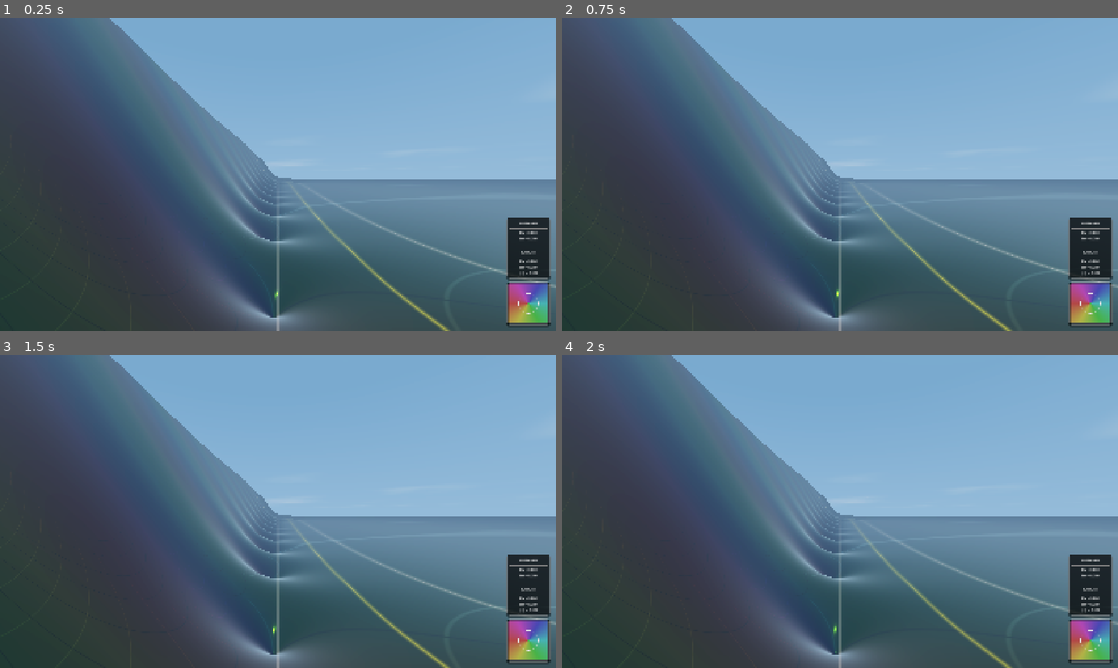
Above: before the commit, frames 1-4 (two rows, left to right).
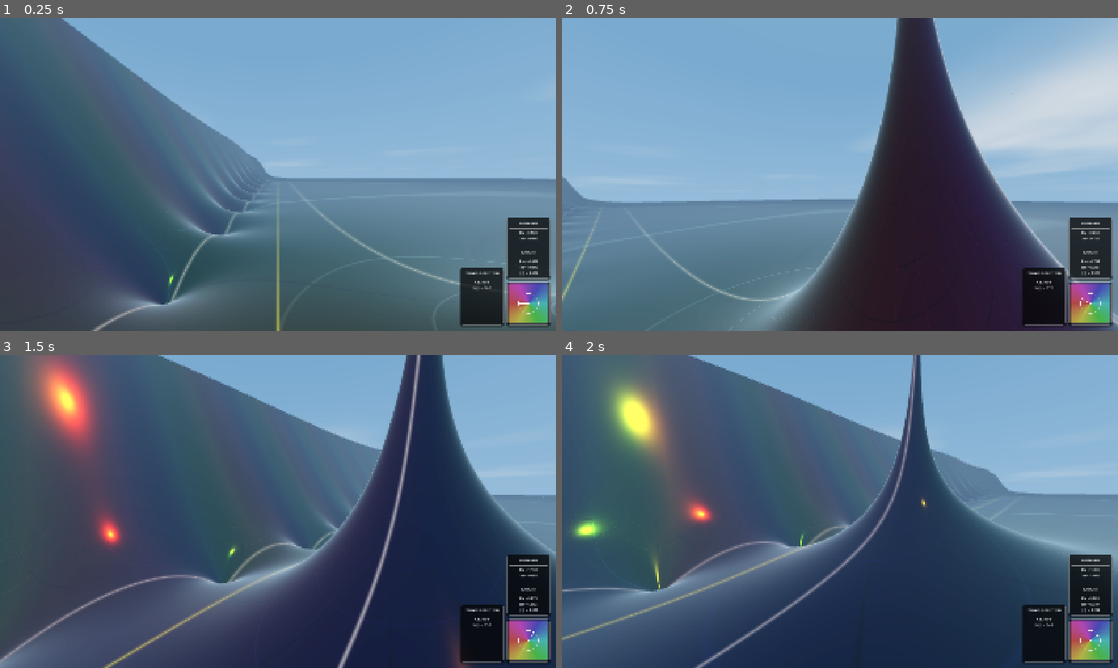
Above: after the commit, the same moments.

Repository: allanino/complex-functions-explorer
Game: Godot game, scene res://scenes/main.tscn
Two runs of this game, one before a commit and one after it. Both use one fixed random seed, a clock stepped at 60 frames per second and the inputs below.
Inputs (mouse positions are in pixels of both pictures, inside the frame that each line leads up to):
- Up to frame 1 (0.25 s): no input
- Up to frame 2 (0.75 s): tap Enter at 0.5 s; move the mouse to (962, 158) at 0.52 s; hold D (move_right) from 0.53 s (still down); tap G at 0.6 s; click (962, 158) at 0.67 s
- Up to frame 3 (1.5 s): tap Space at 0.77 s; move the mouse to (166, 527) at 1.27 s; release D (move_right) at 1.28 s; hold S (move_backward) from 1.28 s (still down); tap N at 1.35 s
- Up to frame 4 (2 s): keep holding S (move_backward); tap Space at 1.52 s

The runs differ from the first frame. In frame 1, 21% of the frame differs, in the area x 0-100%, y 0-100%; in frame 2, 76%; in frame 3, 63%; in frame 4, 65%.
Error before the commit: Parse Error: Could not resolve class "Field", because of a parser error. (res://scripts/player_controller.gd:111)

Commit message:
Add Multivalued ArcSin and Multivalued ArcCos using composed logic
- Add MULTIVALUED_ASIN and MULTIVALUED_ACOS to ConfigManager
- Implement formulas by composing existing `multivalued_z_pow_inv_n` and `multivalued_log` in `field.gd`
- Implement analytic composite formulas and chain rule derivatives using existing shader equivalents in `field.gdshaderinc`
- This ensures automatic and perfect portal cut handling using the standard positive real axis framework.

Co-authored-by: allanino <5325241+allanino@users.noreply.github.com>

Diff:
--- a/scripts/field.gd
+++ b/scripts/field.gd
@@ -47,43 +47,6 @@
 	var scaled_cos_2x = cos(2.0 * x) * exp_neg
 	var denom = scaled_cosh + scaled_cos_2x
 	return Vector2(scaled_sin_2x / denom, scaled_sinh / denom)
-
-static func complex_asin(z: Vector2) -> Vector2:
-	# asin(z) = -i * log(i*z + sqrt(1 - z^2))
-	# z^2
-	var z2 = complex_mul(z, z)
-	# 1 - z^2
-	var one_minus_z2 = Vector2(1.0 - z2.x, -z2.y)
-
-	var r = sqrt(one_minus_z2.length())
-	var theta = atan2(one_minus_z2.y, one_minus_z2.x) * 0.5
-	var sqrt_part = Vector2(r * cos(theta), r * sin(theta))
-
-	# i*z
-	var iz = Vector2(-z.y, z.x)
-
-	var sum_val = Vector2(iz.x + sqrt_part.x, iz.y + sqrt_part.y)
-	var log_val = complex_log(sum_val.x, sum_val.y)
-
-	# -i * log_val
-	return Vector2(log_val.y, -log_val.x)
-
-static func complex_acos(z: Vector2) -> Vector2:
-	# acos(z) = -i * log(z + i * sqrt(1 - z^2))
-	var z2 = complex_mul(z, z)
-	var one_minus_z2 = Vector2(1.0 - z2.x, -z2.y)
-
-	var r = sqrt(one_minus_z2.length())
-	var theta = atan2(one_minus_z2.y, one_minus_z2.x) * 0.5
-	var sqrt_part = Vector2(r * cos(theta), r * sin(theta))
-
-	# i * sqrt_part
-	var i_sqrt_part = Vector2(-sqrt_part.y, sqrt_part.x)
-
-	var sum_val = Vector2(z.x + i_sqrt_part.x, z.y + i_sqrt_part.y)
-	var log_val = complex_log(sum_val.x, sum_val.y)
-
-	return Vector2(log_val.y, -log_val.x)
 
 static func complex_cot(x: float, y: float) -> Vector2:
 	var abs_2y = 2.0 * abs(y)
@@ -315,18 +278,23 @@
 
 static func multivalued_asin(x: float, y: float) -> Vector2:
 	var z = Vector2(x, y)
-	var asin_z = complex_asin(z)
-	var k = float(Config.current_branch)
-	var multiplier = 1.0 if int(Config.current_branch) % 2 == 0 else -1.0
-	return Vector2(k * PI + multiplier * asin_z.x, multiplier * asin_z.y)
+	var z2 = complex_mul(z, z)
+	var one_minus_z2 = Vector2(1.0 - z2.x, -z2.y)
+	var sqrt_part = multivalued_z_pow_inv_n(one_minus_z2.x, one_minus_z2.y, 2)
+	var iz = Vector2(-z.y, z.x)
+	var sum_val = Vector2(iz.x + sqrt_part.x, iz.y + sqrt_part.y)
+	var log_val = multivalued_log(sum_val.x, sum_val.y)
+	return Vector2(log_val.y, -log_val.x)
 
 static func multivalued_acos(x: float, y: float) -> Vector2:
 	var z = Vector2(x, y)
-	var acos_z = complex_acos(z)
-	var k = int(Config.current_branch)
-	var sign_val = 1.0 if k % 2 == 0 else -1.0
-	var offset = float(k) * PI if k % 2 == 0 else float(k + 1) * PI
-	return Vector2(offset + sign_val * acos_z.x, sign_val * acos_z.y)
+	var z2 = complex_mul(z, z)
+	var one_minus_z2 = Vector2(1.0 - z2.x, -z2.y)
+	var sqrt_part = multivalued_z_pow_inv_n(one_minus_z2.x, one_minus_z2.y, 2)
+	var i_sqrt_part = Vector2(-sqrt_part.y, sqrt_part.x)
+	var sum_val = Vector2(z.x + i_sqrt_part.x, z.y + i_sqrt_part.y)
+	var log_val = multivalued_log(sum_val.x, sum_val.y)
+	return Vector2(log_val.y, -log_val.x)
 
 #-------------------------------------------------------------------------
 # Dispatchers
@@ -358,7 +326,7 @@
 		Config.ComplexFunc.IDENTITY: return Vector2(x, y)
 		Config.ComplexFunc.RATIONAL: return get_rational(x, y)
 		Config.ComplexFunc.MULTIVALUED_Z_POW: return multivalued_z_pow_inv_n(x, y, Config.multivalued_n)
-				Config.ComplexFunc.MULTIVALUED_LOG: return multivalued_log(x, y)
+		Config.ComplexFunc.MULTIVALUED_LOG: return multivalued_log(x, y)
 		Config.ComplexFunc.MULTIVALUED_ASIN: return multivalued_asin(x, y)
 		Config.ComplexFunc.MULTIVALUED_ACOS: return multivalued_acos(x, y)
 
--- a/scripts/player_controller.gd
+++ b/scripts/player_controller.gd
@@ -220,57 +220,28 @@
 
 	# Multivalued branch crossing detection
 	if Config.function.get("is_multivalued", false):
-		var branch_changed = false
-		if Config.function_type == Config.ComplexFunc.MULTIVALUED_ASIN or Config.function_type == Config.ComplexFunc.MULTIVALUED_ACOS:
-			# Portals at x >= 1.0 and x <= -1.0
-			if current_z.x >= 1.0:
-				if last_z.y < 0.0 and current_z.y >= 0.0: # -t to +t
-					if Config.function_type == Config.ComplexFunc.MULTIVALUED_ASIN:
-						Config.current_branch -= 1
-					else: # ACOS
-						Config.current_branch += 1
-					branch_changed = true
-				elif last_z.y > 0.0 and current_z.y <= 0.0: # +t to -t
-					if Config.function_type == Config.ComplexFunc.MULTIVALUED_ASIN:
-						Config.current_branch += 1
-					else: # ACOS
-						Config.current_branch -= 1
-					branch_changed = true
-			elif current_z.x <= -1.0:
-				if last_z.y < 0.0 and current_z.y >= 0.0: # -t to +t
-					if Config.function_type == Config.ComplexFunc.MULTIVALUED_ASIN:
-						Config.current_branch += 1
-					else: # ACOS
-						Config.current_branch -= 1
-					branch_changed = true
-				elif last_z.y > 0.0 and current_z.y <= 0.0: # +t to -t
-					if Config.function_type == Config.ComplexFunc.MULTIVALUED_ASIN:
-						Config.current_branch -= 1
-					else: # ACOS
-						Config.current_branch += 1
-					branch_changed = true
-		else:
-			# Detect crossing of the positive real axis (x > 0, t=0)
-			if current_z.x > 0.0:
-				if last_z.y < 0.0 and current_z.y >= 0.0:
-					# Crossed from -t to +t (counter-clockwise around origin)
-					if Config.function_type == Config.ComplexFunc.MULTIVALUED_LOG:
-						Config.current_branch += 1
-					else:
-						Config.current_branch = (Config.current_branch + 1) % Config.multivalued_n
-					branch_changed = true
-				elif last_z.y > 0.0 and current_z.y <= 0.0:
-					# Crossed from +t to -t (clockwise around origin)
-					if Config.function_type == Config.ComplexFunc.MULTIVALUED_LOG:
-						Config.current_branch -= 1
-					else:
-						Config.current_branch = (Config.current_branch + Config.multivalued_n - 1) % Config.multivalued_n
-					branch_changed = true
-
-		if branch_changed:
-			var spatial_audio = get_node_or_null("/root/Main/SpatialAudio")
-			if spatial_audio and spatial_audio.has_method("play_portal_crossing"):
-				spatial_audio.play_portal_crossing()
+		# Detect crossing of the positive real axis (x > 0, t=0)
+		if current_z.x > 0.0:
+			var branch_changed = false
+			if last_z.y < 0.0 and current_z.y >= 0.0:
+				# Crossed from -t to +t (counter-clockwise around origin)
+				if Config.function_type == Config.ComplexFunc.MULTIVALUED_LOG:
+					Config.current_branch += 1
+				else:
+					Config.current_branch = (Config.current_branch + 1) % Config.multivalued_n
+				branch_changed = true
+			elif last_z.y > 0.0 and current_z.y <= 0.0:
+				# Crossed from +t to -t (clockwise around origin)
+				if Config.function_type == Config.ComplexFunc.MULTIVALUED_LOG:
+					Config.current_branch -= 1
+				else:
+					Config.current_branch = (Config.current_branch + Config.multivalued_n - 1) % Config.multivalued_n
+				branch_changed = true
+
+			if branch_changed:
+				var spatial_audio = get_node_or_null("/root/Main/SpatialAudio")
+				if spatial_audio and spatial_audio.has_method("play_portal_crossing"):
+					spatial_audio.play_portal_crossing()
 
 	last_z = current_z
 
--- a/scripts/world_manager.gd
+++ b/scripts/world_manager.gd
@@ -19,12 +19,6 @@
 var portal_top_bar: MeshInstance3D
 var portal_end_bar: MeshInstance3D
 
-var portal_frame_left: Node3D
-var portal_ground_bar_left: MeshInstance3D
-var portal_vert_bar_left: MeshInstance3D
-var portal_top_bar_left: MeshInstance3D
-var portal_end_bar_left: MeshInstance3D
-
 @onready var sun = get_node("../DirectionalLight3D")
 @onready var moon = get_node("../MoonLight")
 @onready var world_environment = get_node("../WorldEnvironment")
@@ -79,35 +73,6 @@
 	portal_end_bar.mesh.size = Vector3(0.2, 1.0, 0.2)
 	portal_end_bar.material_override = mat
 	portal_frame.add_child(portal_end_bar)
-
-	# Left portal frame for functions with cuts at x <= -1
-	portal_frame_left = Node3D.new()
-	portal_frame_left.name = "PortalFrameLeft"
-	add_child(portal_frame_left)
-
-	portal_ground_bar_left = MeshInstance3D.new()
-	portal_ground_bar_left.mesh = BoxMesh.new()
-	portal_ground_bar_left.mesh.size = Vector3(1.0, 0.2, 0.2)
-	portal_ground_bar_left.material_override = mat
-	portal_frame_left.add_child(portal_ground_bar_left)
-
-	portal_vert_bar_left = MeshInstance3D.new()
-	portal_vert_bar_left.mesh = BoxMesh.new()
-	portal_vert_bar_left.mesh.size = Vector3(0.2, 1.0, 0.2)
-	portal_vert_bar_left.material_override = mat
-	portal_frame_left.add_child(portal_vert_bar_left)
-
-	portal_top_bar_left = MeshInstance3D.new()
-	portal_top_bar_left.mesh = BoxMesh.new()
-	portal_top_bar_left.mesh.size = Vector3(1.0, 0.2, 0.2)
-	portal_top_bar_left.material_override = mat
-	portal_frame_left.add_child(portal_top_bar_left)
-
-	portal_end_bar_left = MeshInstance3D.new()
-	portal_end_bar_left.mesh = BoxMesh.new()
-	portal_end_bar_left.mesh.size = Vector3(0.2, 1.0, 0.2)
-	portal_end_bar_left.material_override = mat
-	portal_frame_left.add_child(portal_end_bar_left)
 
 func _process(delta):
 	if not player:
@@ -255,55 +220,27 @@
 	if portal_frame:
 		var is_portal_mode = Config.function.get("is_multivalued", false)
 		portal_frame.visible = is_portal_mode
-		if portal_frame_left:
-			portal_frame_left.visible = false
-
 		if is_portal_mode:
 			var zoom = Config.effective_zoom
 			var cam_h = player.global_position.y
 			var p_height = max(50.0 * zoom, cam_h + 50.0 * zoom)
 
-			var is_asin_acos = Config.function_type == Config.ComplexFunc.MULTIVALUED_ASIN or Config.function_type == Config.ComplexFunc.MULTIVALUED_ACOS
-
 			var player_x = player.global_position.x
-			var p_width = max(100.0 * zoom, abs(player_x) + float(Config.view_distance + 1) * chunk_size)
+			var p_width = max(100.0 * zoom, player_x + float(Config.view_distance + 1) * chunk_size)
 
 			portal_frame.scale = Vector3.ONE # We handle scaling manually on bars
 
-			if is_asin_acos:
-				var offset_x = 10.0 * zoom
-				portal_frame.position = Vector3(offset_x, 0.0, 0.0)
-				portal_ground_bar.scale = Vector3(p_width, zoom, zoom)
-				portal_ground_bar.position = Vector3(p_width * 0.5, 0.0, 0.0)
-				portal_vert_bar.scale = Vector3(zoom, p_height, zoom)
-				portal_vert_bar.position = Vector3(0.0, p_height * 0.5, 0.0)
-				portal_top_bar.scale = Vector3(p_width, zoom, zoom)
-				portal_top_bar.position = Vector3(p_width * 0.5, p_height, 0.0)
-				portal_end_bar.scale = Vector3(zoom, p_height, zoom)
-				portal_end_bar.position = Vector3(p_width, p_height * 0.5, 0.0)
-
-				if portal_frame_left:
-					portal_frame_left.visible = true
-					portal_frame_left.scale = Vector3.ONE
-					portal_frame_left.position = Vector3(-offset_x, 0.0, 0.0)
-					portal_ground_bar_left.scale = Vector3(p_width, zoom, zoom)
-					portal_ground_bar_left.position = Vector3(-p_width * 0.5, 0.0, 0.0)
-					portal_vert_bar_left.scale = Vector3(zoom, p_height, zoom)
-					portal_vert_bar_left.position = Vector3(0.0, p_height * 0.5, 0.0)
-					portal_top_bar_left.scale = Vector3(p_width, zoom, zoom)
-					portal_top_bar_left.position = Vector3(-p_width * 0.5, p_height, 0.0)
-					portal_end_bar_left.scale = Vector3(zoom, p_height, zoom)
-					portal_end_bar_left.position = Vector3(-p_width, p_height * 0.5, 0.0)
-			else:
-				portal_frame.position = Vector3(0.0, 0.0, 0.0)
-				portal_ground_bar.scale = Vector3(p_width, zoom, zoom)
-				portal_ground_bar.position = Vector3(p_width * 0.5, 0.0, 0.0)
-				portal_vert_bar.scale = Vector3(zoom, p_height, zoom)
-				portal_vert_bar.position = Vector3(0.0, p_height * 0.5, 0.0)
-				portal_top_bar.scale = Vector3(p_width, zoom, zoom)
-				portal_top_bar.position = Vector3(p_width * 0.5, p_height, 0.0)
-				portal_end_bar.scale = Vector3(zoom, p_height, zoom)
-				portal_end_bar.position = Vector3(p_width, p_height * 0.5, 0.0)
+			portal_ground_bar.scale = Vector3(p_width, zoom, zoom)
+			portal_ground_bar.position = Vector3(p_width * 0.5, 0.0, 0.0)
+
+			portal_vert_bar.scale = Vector3(zoom, p_height, zoom)
+			portal_vert_bar.position = Vector3(0.0, p_height * 0.5, 0.0)
+
+			portal_top_bar.scale = Vector3(p_width, zoom, zoom)
+			portal_top_bar.position = Vector3(p_width * 0.5, p_height, 0.0)
+
+			portal_end_bar.scale = Vector3(zoom, p_height, zoom)
+			portal_end_bar.position = Vector3(p_width, p_height * 0.5, 0.0)
 
 			if terrain_material:
 				terrain_material.set_shader_parameter("portal_height", p_height)
--- a/shaders/terrain.gdshader
+++ b/shaders/terrain.gdshader
@@ -139,30 +139,9 @@
                 float r = cam_pos.z / (cam_pos.z - world_v_pos.z);
                 float px = cam_pos.x + r * (world_v_pos.x - cam_pos.x);
                 float py = cam_pos.y + r * (world_v_pos.y - cam_pos.y);
-
-                bool in_portal = false;
-                if (function_type == 18 || function_type == 19) {
-                    float threshold = 10.0 * zoom_factor;
-                    if ((px >= threshold && px < threshold + portal_width) ||
-                        (px <= -threshold && px > -threshold - portal_width)) {
-                        if (py > -10.0 && py < portal_height) {
-                            in_portal = true;
-                        }
-                    }
-                } else {
-                    if (px > 0.0 && px < portal_width && py > -10.0 && py < portal_height) {
-                        in_portal = true;
-                    }
-                }
-
-                if (in_portal) {
-                    if (function_type == 18) { // ASIN
-                        branch_offset = (cam_pos.z > 0.0) ? -1 : 1;
-                    } else if (function_type == 19) { // ACOS
-                        branch_offset = (cam_pos.z > 0.0) ? 1 : -1;
-                    } else {
-                        branch_offset = (cam_pos.z > 0.0) ? 1 : -1;
-                    }
+                // Portal is at z=0, 0 < x < portal_width, with dynamic height py < portal_height
+                if (px > 0.0 && px < portal_width && py > -10.0 && py < portal_height) {
+                    branch_offset = (cam_pos.z > 0.0) ? 1 : -1;
                 }
             }
         }
@@ -357,21 +336,7 @@
         if (is_multivalued) {
             // Highlight the branch cut portal area
             float dist_to_cut = abs(world_pos.z);
-            bool in_cut = false;
-
-            if (function_type == 18 || function_type == 19) {
-                float threshold = 10.0 * zoom_factor;
-                if ((world_pos.x >= threshold && world_pos.x < threshold + portal_width) ||
-                    (world_pos.x <= -threshold && world_pos.x > -threshold - portal_width)) {
-                    in_cut = true;
-                }
-            } else {
-                if (world_pos.x > 0.0 && world_pos.x < portal_width) {
-                    in_cut = true;
-                }
-            }
-
-            if (in_cut) {
+            if (world_pos.x > 0.0 && world_pos.x < portal_width) {
                 float cut_glow = 1.0 - smoothstep(0.0, 0.1 * zoom_factor, dist_to_cut);
                 final_emission += vec3(0.0, 0.8, 1.0) * cut_glow * 0.4;
             }
Not shown, changed: shaders/field.gdshaderinc
